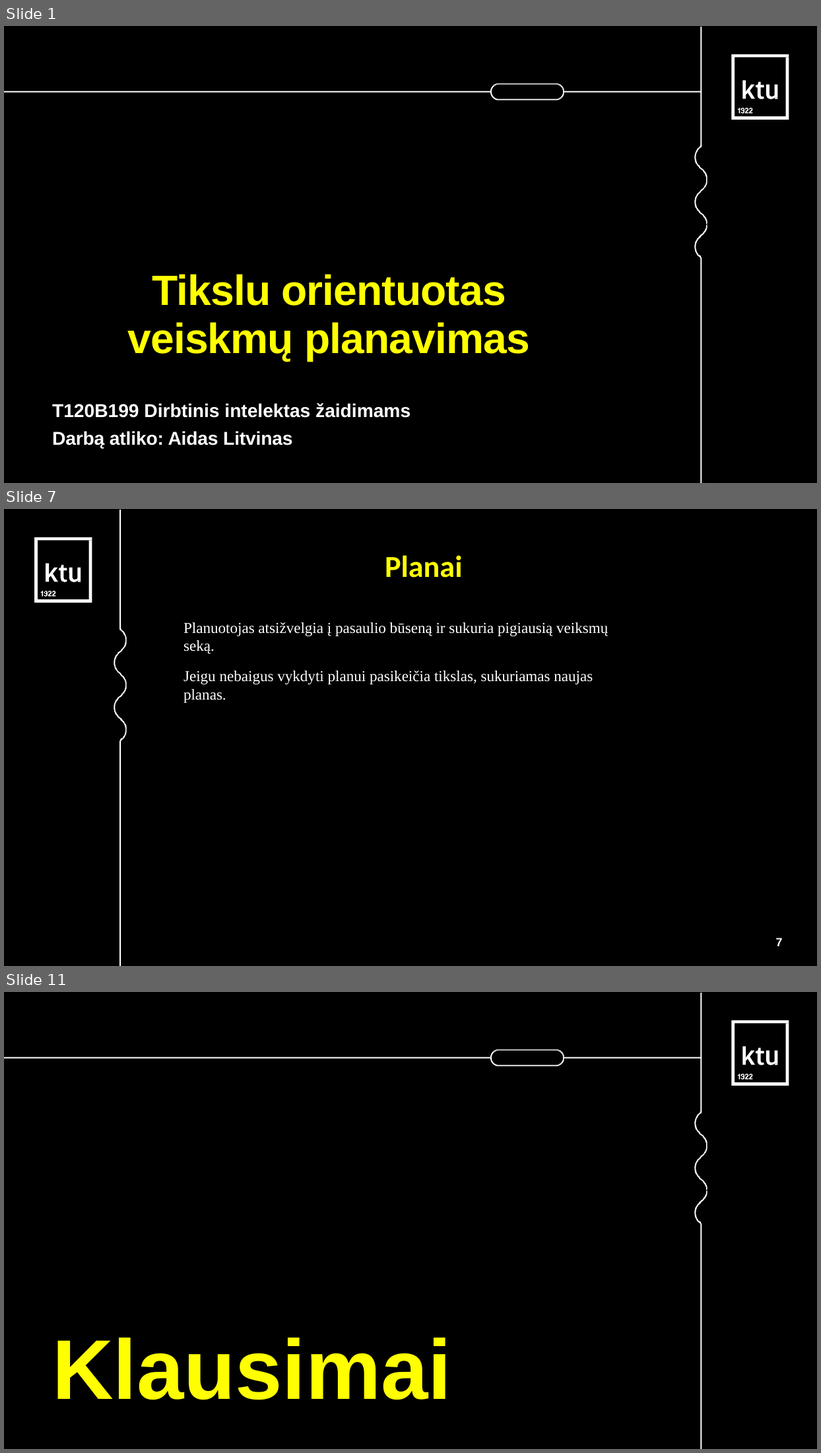
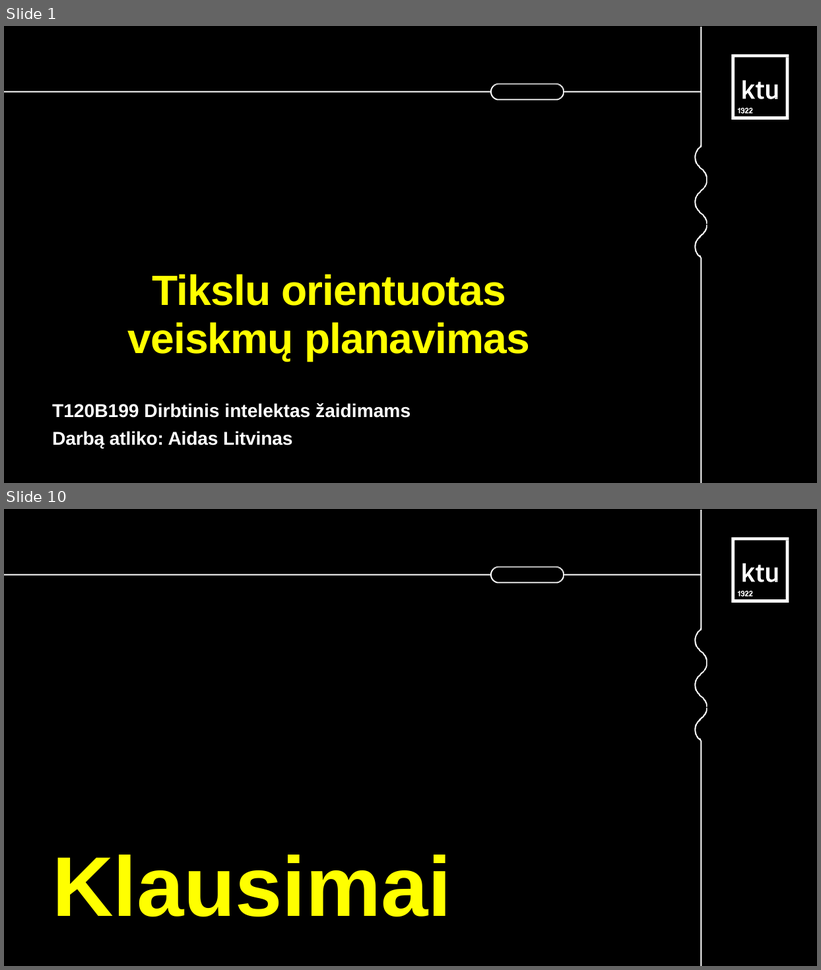
Before and after one commit to AidasLit/Hex-game-uni, a slide deck: documents/GOAP-AI.odp. Shown one above the other, each under a label of ours: slides 1, 7 and 11 before the commit, slides 1 and 10 after it; the slides between them are not shown. The pictures are 821x1453 and 821x970 pixels, drawn with LibreOffice and Linux fonts; fonts in the diff are those of the drawing. Boxes give left, top, right and bottom in pixels: in the first picture for what was removed or moved away, otherwise in the second. Text is boxed around its words. In the diff, an @@ line names an element or a change of style, - is before the commit and + after.

```diff
--- a/documents/GOAP-AI.odp
+++ b/documents/GOAP-AI.odp
@@ slide 7 removed at (4,509,817,966), background #FFFFFF; not listed: 1 template element that a slide beside it also shows @@
@@ freeform shape removed at (114,510,127,966) @@
@@ freeform shape removed at (34,537,92,602) @@
@@ title removed at (385,555,462,578) @@
-Planai
@@ text removed at (184,623,608,703) @@
-Planuotojas atsižvelgia į pasaulio būseną ir sukuria pigiausią veiksmų seką.
-Jeigu nebaigus vykdyti planui pasikeičia tikslas, sukuriamas naujas planas.
@@ page number removed at (776,938,783,947) @@
-7
@@ what was slide 11 is now slide 10 @@
```
Also in this commit, not shown: 8 slides added, 8 other slides removed.
